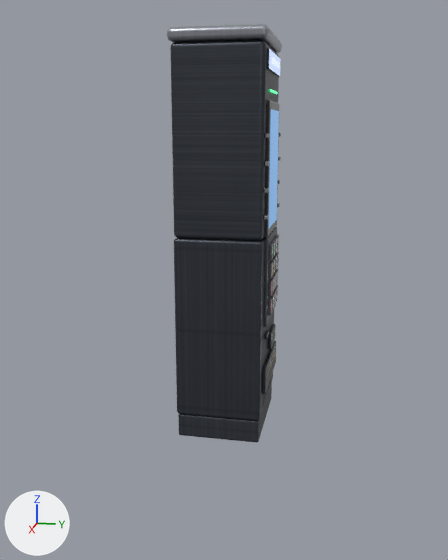
One commit to the OBJ model Assets/Models/Money/ATM.obj: the scene before it, then after it.
Rendered twice from a 50 mm lens placed at (2.521, 0.486, 1.26), pointed at (-0.007, -0.019, 0.628). Every picture has the same lights, and +X, +Y and +Z are marked at lower left. The picture after the commit comes second. Where no turn or scale is listed for an object, it has been applied to the vertices. Vertices at exactly the same position are counted once.

Objects in the first picture: 'ATM'.
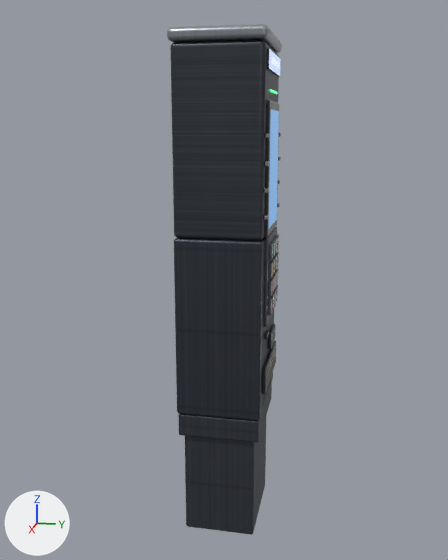
Boxes (x1, y1, x2, y2) around the edits, measured in the pictures (448 x 560 px):
'ATM', reshaped (22% taller): before (167, 24, 282, 443); after (167, 24, 282, 535)
part 1 of me_atm, added: after (185, 418, 266, 535)

The change, as a list of edits to the scene's bpy script:
```text
Change me_atm:
    used by ob_atm; location = (0.0, 0.0, 0.0)
    remove me_atm.from_pydata(...)  # 2132 vertices, 3802 faces; spans x -0.23..0.23, y -0.18..0.2, z 0.0..1.61
    add me_atm.from_pydata(...)  # 2284 vertices, 4102 faces; spans x -0.23..0.23, y -0.18..0.2, z -0.45..1.61
    me_atm part 1: the loose piece of 152 vertices spanning x -0.22..0.22, y -0.17..0.18, z 0.1..0.84 is copied, and the copy is scaled about its middle by (0.891, 0.858, 0.604), then moved by (0.0, 0.0, -0.69), in mat_plinth (picture img_steel_dark_png); it spans x -0.2..0.2, y -0.15..0.15, z -0.45..0.0
    other edits to the shape of me_atm do not show in these pictures
```
